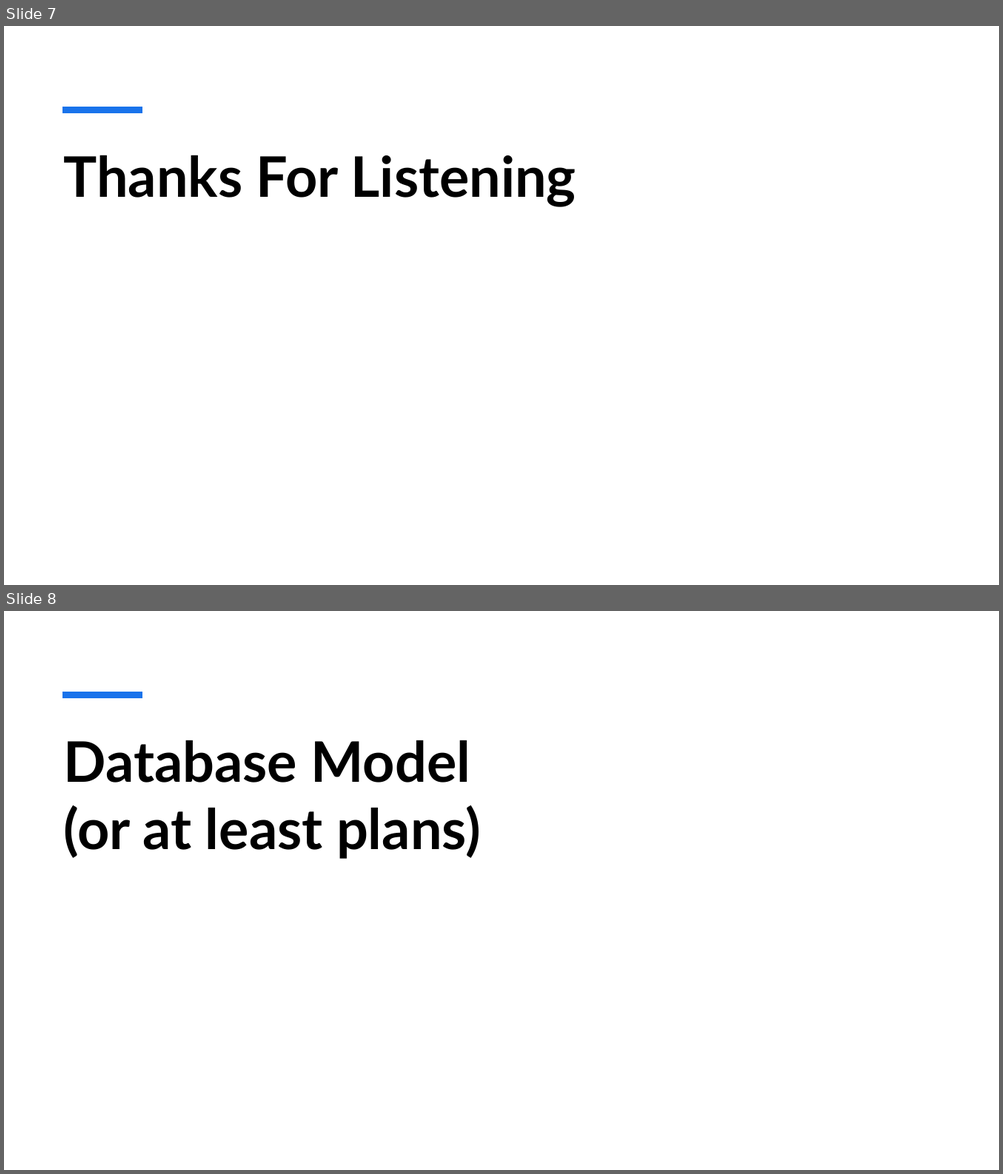
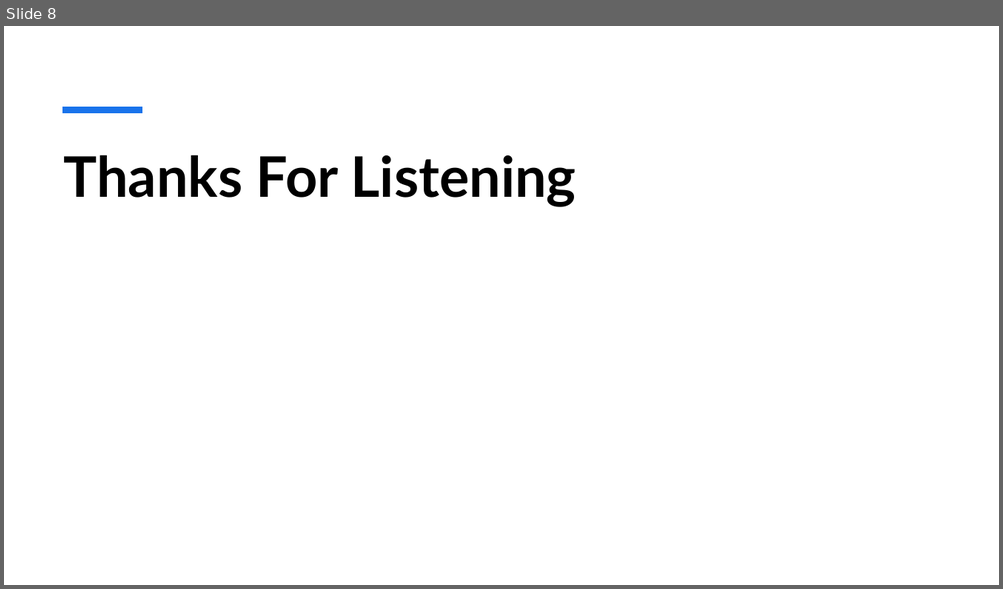
Before and after one commit to calvin-cs262-fall2025-teamI/Project, a slide deck: ParkmasterPresentationDraft.pptx. Shown one above the other, each under a label of ours: slides 7 and 8 before the commit, slide 8 after it. The pictures are 1003x1174 and 1003x589 pixels, drawn with LibreOffice and Linux fonts; fonts in the diff are those of the drawing. Boxes give left, top, right and bottom in pixels: in the first picture for what was removed or moved away, otherwise in the second. Text is boxed around its words. In the diff, an @@ line names an element or a change of style, - is before the commit and + after.

```diff
--- a/ParkmasterPresentationDraft.pptx
+++ b/ParkmasterPresentationDraft.pptx
@@ slide 8 removed at (x1=4, y1=611, x2=999, y2=1170), background #FFFFFF; not listed: 1 template element that a slide beside it also shows @@
@@ title removed at (x1=64, y1=740, x2=481, y2=859) @@
-Database Model
-(or at least plans)
@@ what was slide 7 is now slide 8 @@
```
Also in this commit, not shown: 1 slide changed, 1 slide added, 1 other slide removed, 1 other file.
